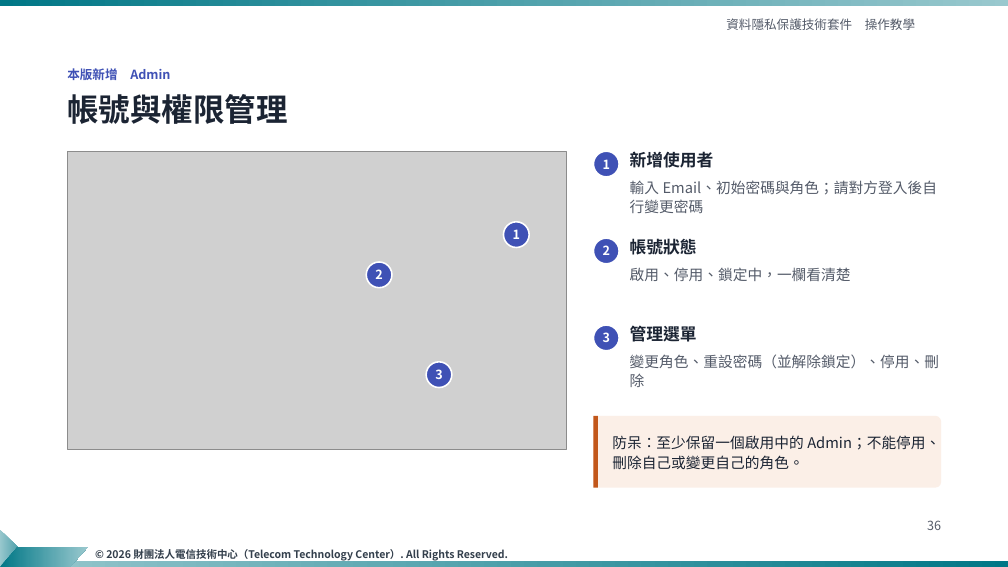
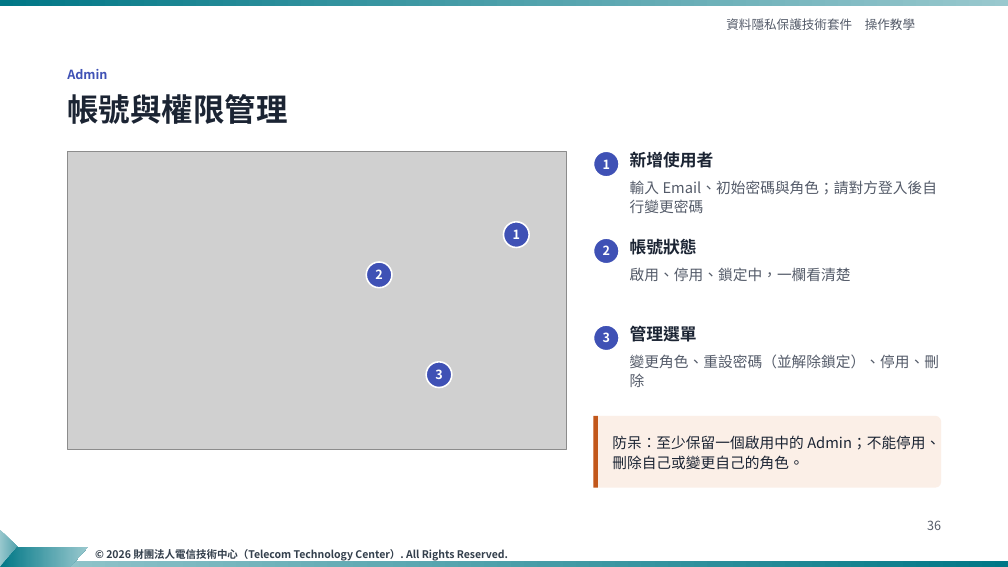
Before and after one commit to ttcdog115016/Demo, a slide deck: slide 36 of slides/資料隱私保護技術套件_操作教學_TTC樣板_v4.pptx. Drawn at 1008x567 pixels with LibreOffice and Linux fonts; fonts in the diff are those of the drawing; grey boxes stand for pictures; background and template pictures are left out. Boxes give left, top, right and bottom in pixels: in the first picture for what was removed or moved away, otherwise in the second. Text is boxed around its words. In the diff, an @@ line names an element or a change of style, - is before the commit and + after.

```diff
--- a/slides/資料隱私保護技術套件_操作教學_TTC樣板_v4.pptx
+++ b/slides/資料隱私保護技術套件_操作教學_TTC樣板_v4.pptx
@@ text at (x1=67, y1=69, x2=107, y2=79): text changed @@
-本版新增 Admin
+Admin
```
Also in this commit, not shown: 4 other slides changed, 4 other files.
